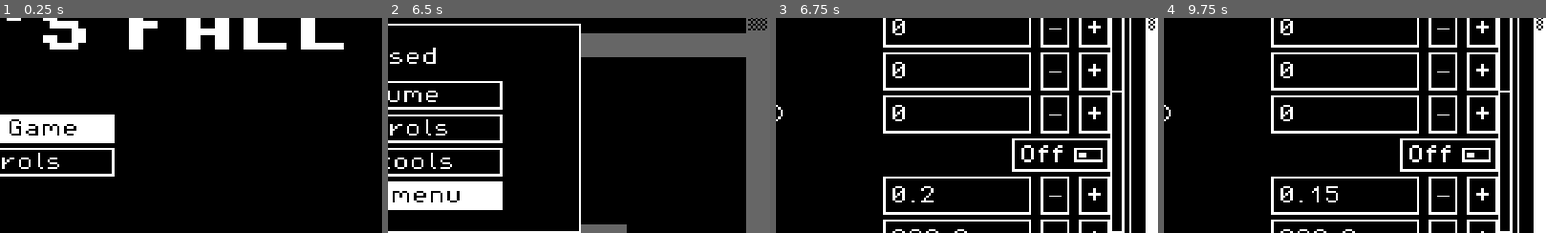
Above: before the commit, frames 1-4 (left to right).
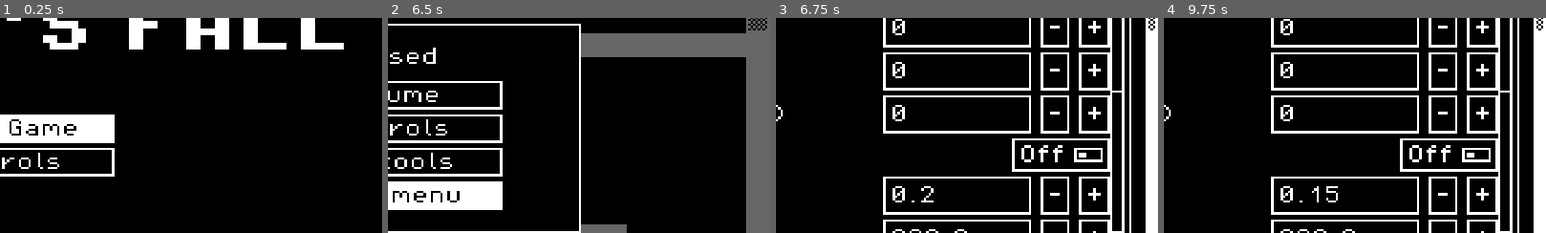
Above: after the commit, the same moments.

Repository: kvelury/freddysfall
Game: Godot game, scene res://src/ui/main_menu.tscn
The game is run twice, just before and just after one commit, with the same random seed, the same clock (stepped at 60 frames per second) and the same inputs.
Inputs (mouse positions are % of the whole screen's width and height, from its top left):
- Up to frame 1 (0.25 s): no input
- Up to frame 2 (6.5 s): click "Start Game" at 0.5 s; tap Enter (ui_accept) at 1.25, 4.25 s; move the mouse to (72, 45) at 1.27 s; press the mouse at (72, 45) at 1.28 s; hold D (move_right) 1.28-2.03 s; tap W (jump) at 1.52, 2.27, 4.52, 5.27, 6.02 s; move the mouse to (30, 55) at 2.02 s; release the mouse at (30, 55) at 2.03 s; hold S (move_down) 2.03-2.78 s; tap Space (shoot) at 2.1, 5.1 s; move the mouse to (60, 28) at 2.77 s; hold D (move_right) 2.78-3.5 s; tap P at 2.85, 5.85 s; click "Resume" at 3.5 s; move the mouse to (45, 70) at 4.27 s; hold D (move_right) 4.28-5.03 s; click (45, 70) at 4.35 s; move the mouse to (80, 65) at 5.02 s; hold A (move_left) from 5.03 s (still down); move the mouse to (20, 35) at 5.77 s
- Up to frame 3 (6.75 s): release A (move_left) at 6.5 s; click "Dev tools" at 6.5 s
- Up to frame 4 (9.75 s): click (87, 27) at 7.25 s, where only the run after the commit has a clickable "-"; click (87, 37) at 8 s, where only the run after the commit has a clickable "-"; click (87, 47) at 8.75 s, where only the run after the commit has a clickable "-"; click (87, 66) at 9.5 s, where only the run after the commit has a clickable "-"
The pictures show only the part of the screen within x 50-100%, y 24-74%; the shares and areas given below are measured in that part.

Frames 1-2 are identical in both runs. In frame 3, 0.2% of the frame differs, in the area x 71-75%, y 3-84%; in frame 4, 0.2%.

Commit message:
Use an ASCII hyphen on the dev panel's minus buttons
The pixel font has no U+2212, so the buttons drew its missing-glyph box reading
2212. dev_ui_test now fails on any non-ASCII text in the panel.

Co-Authored-By: Claude Sonnet 5.5 <noreply@anthropic.com>
Claude-Session: https://claude.ai/code/session_01YW6Lfj5DdAgFZWJAhM2auH

Diff:
--- a/src/ui/dev_panel.gd
+++ b/src/ui/dev_panel.gd
@@ -188,7 +188,7 @@
 	_wall.custom_minimum_size.x = 62
 	wall_row.add_child(_wall)
 	_wall.text_submitted.connect(func(text: String) -> void: _set_wall(text))
-	_button(wall_row, "−", func() -> void: _set_wall(str(DevSession.wall_strength() - 1)))
+	_button(wall_row, "-", func() -> void: _set_wall(str(DevSession.wall_strength() - 1)))
 	_button(wall_row, "+", func() -> void: _set_wall(str(DevSession.wall_strength() + 1)))
 	_wall.text = str(DevSession.wall_strength())
 
@@ -242,7 +242,7 @@
 		row.add_child(edit)
 		edit.text_changed.connect(func(_text: String) -> void: _dirty[key] = true)
 		_fields[key] = edit
-		_button(row, "−", func() -> void: _nudge(key, -1, control))
+		_button(row, "-", func() -> void: _nudge(key, -1, control))
 		_button(row, "+", func() -> void: _nudge(key, 1, control))
 
 
--- a/tests/dev_ui_test.gd
+++ b/tests/dev_ui_test.gd
@@ -132,6 +132,18 @@
 	panel._token_marks.button_pressed = true
 	panel._token_marks.button_pressed = false
 	_check(not session.token_marks, "and turns off again")
+	# The pixel font has ASCII only; anything else draws as a box with its code point in it (U+2212, the
+	# Unicode minus, showed as "2212" on the - buttons).
+	var odd: Array[String] = []
+	var pending: Array[Node] = [panel]
+	while not pending.is_empty():
+		var node: Node = pending.pop_back()
+		pending.append_array(node.get_children())
+		if node is Button or node is Label:
+			for ch in String(node.text):
+				if ch.unicode_at(0) > 126:
+					odd.append("%s in '%s'" % [ch, node.text])
+	_check(odd.is_empty(), "every button and label in the dev panel is in the pixel font's ASCII (%s)" % [odd])
 	_check(panel._wall != null and panel._wall.text == "3", "the wall strength field is on the Player tab, at 3")
 	panel._wall.text_submitted.emit("4")
 	_check(session.wall_strength() == 4 and panel._wall.text == "4", "typing a number sets the strength")
Not shown, changed: docs/design/game-design.md
